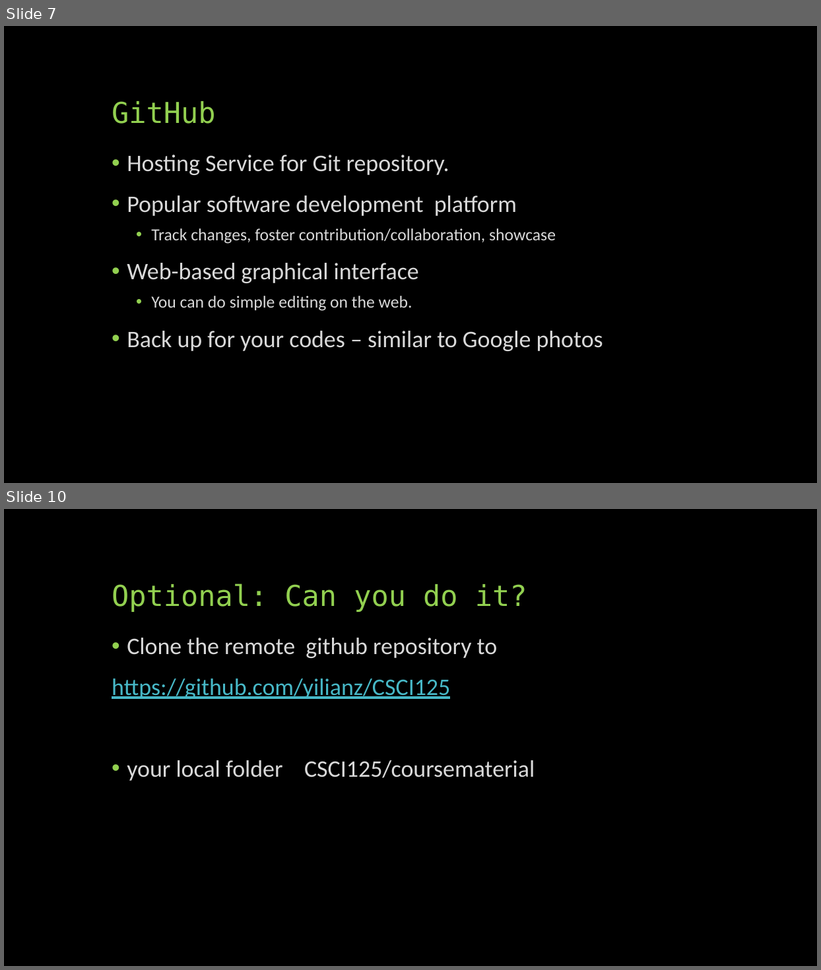
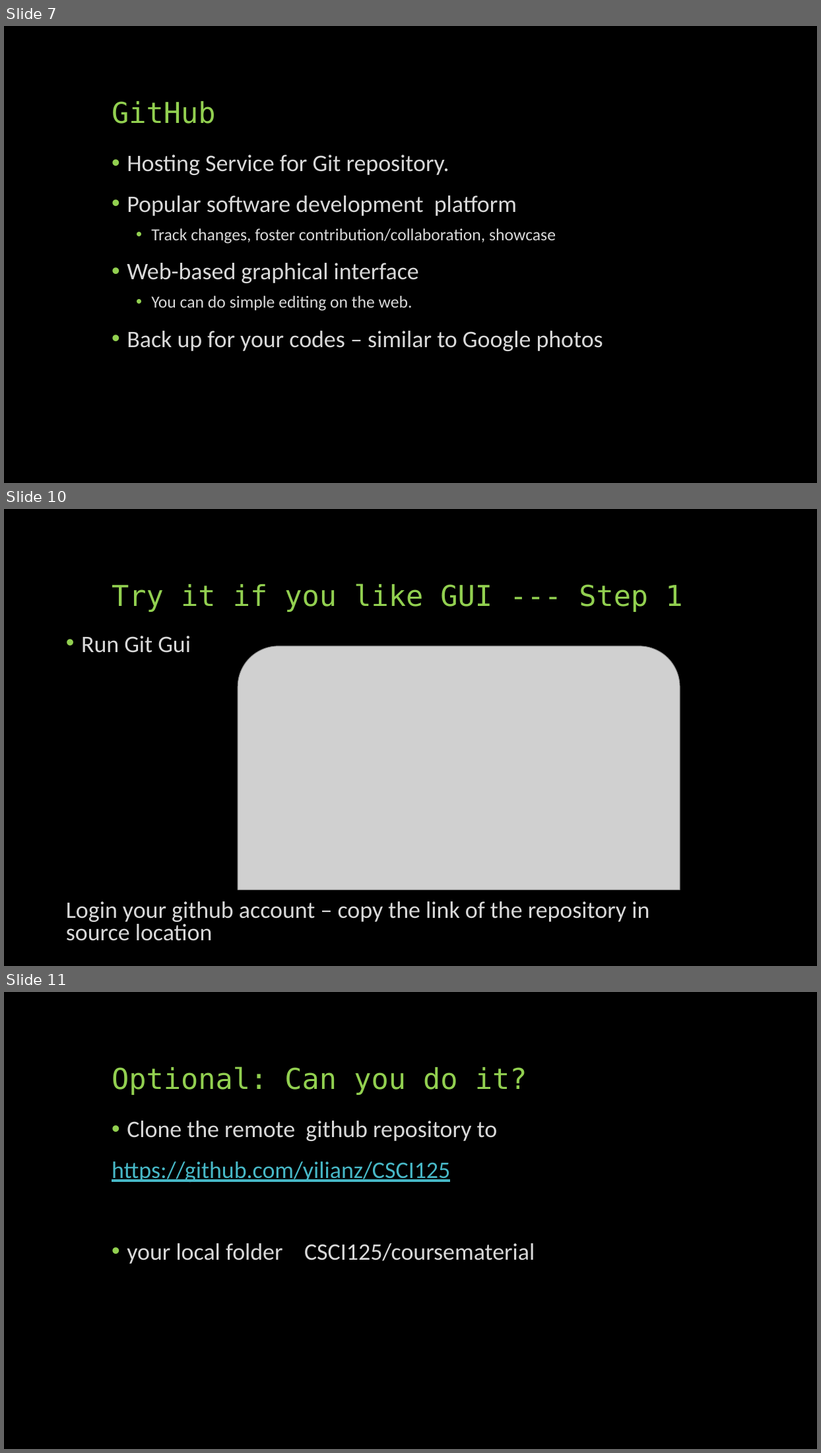
Before and after one commit to yilianz/CSCI125, a slide deck: LectureNotes/GitAndGitPages.pptx. Shown one above the other, each under a label of ours: slides 7 and 10 before the commit, slides 7, 10 and 11 after it; the slides between them are not shown. The pictures are 821x970 and 821x1453 pixels, drawn with LibreOffice and Linux fonts; fonts in the diff are those of the drawing; grey boxes stand for pictures. Boxes give left, top, right and bottom in pixels: in the first picture for what was removed or moved away, otherwise in the second. Text is boxed around its words. In the diff, an @@ line names an element or a change of style, - is before the commit and + after.

```diff
--- a/LectureNotes/GitAndGitPages.pptx
+++ b/LectureNotes/GitAndGitPages.pptx
@@ slide 10 added at (4,509,817,966), background #000000 @@
@@ title added at (112,584,682,612), 34 pt, text #92D050 @@
+Try it if you like GUI --- Step 1
@@ text added at (66,636,649,941), 28 pt, text #D9D9D9 @@
+• Run Git Gui
+Login your github account – copy the link of the repository in source location
@@ picture added at (238,646,680,890) @@
@@ what was slide 10 is now slide 11 @@
```
Also in this commit, not shown: 5 slides changed, 1 other file.
